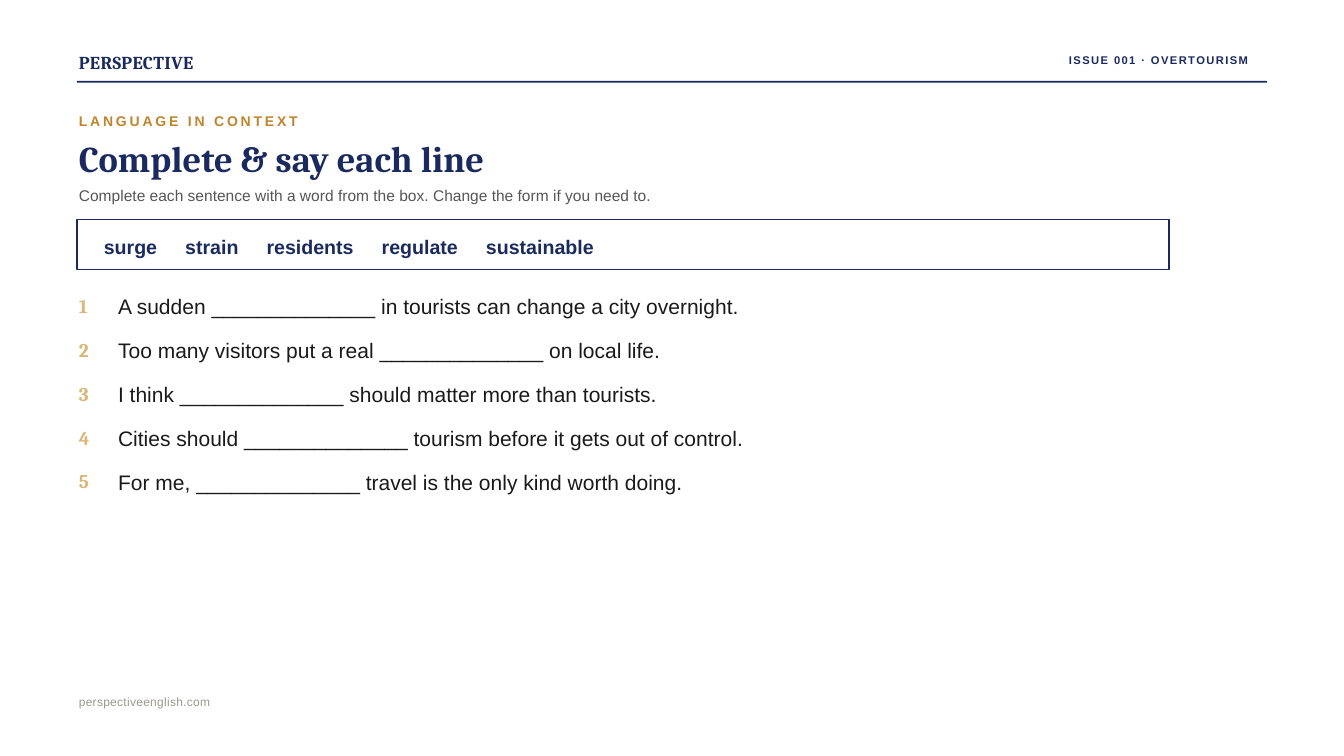
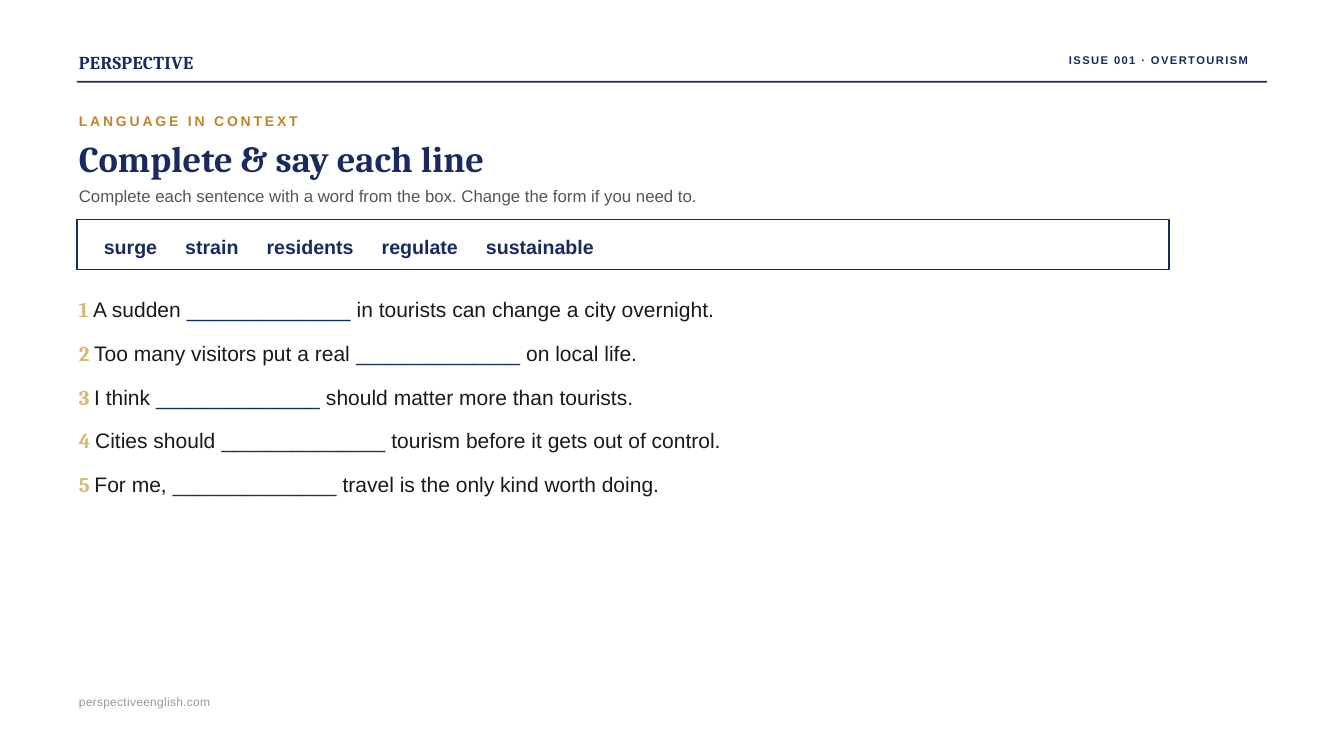
Before and after one commit to Swinka85/perspective-english, a slide deck: slide 12 of downloads/issue001-overtourism.pptx. Drawn at 1344x756 pixels with LibreOffice and Linux fonts; fonts in the diff are those of the drawing. Boxes give left, top, right and bottom in pixels: in the first picture for what was removed or moved away, otherwise in the second. Text is boxed around its words. In the diff, an @@ line names an element or a change of style, - is before the commit and + after.

```diff
--- a/downloads/issue001-overtourism.pptx
+++ b/downloads/issue001-overtourism.pptx
@@ text "Complete each sentence with a ..." at <box>79,190,697,206</box>: size 16.6 to 18 pt @@
@@ text at <box>79,301,714,322</box>: text changed @@
-A sudden ______________ in tourists can change a city overnight.
+1 A sudden ______________ in tourists can change a city overnight.
@@ text removed at <box>79,300,88,313</box> @@
-1
@@ text at <box>79,345,637,365</box>: text changed @@
-Too many visitors put a real ______________ on local life.
+2 Too many visitors put a real ______________ on local life.
@@ text removed at <box>79,344,89,357</box> @@
-2
@@ text at <box>79,389,634,406</box>: text changed @@
-I think ______________ should matter more than tourists.
+3 I think ______________ should matter more than tourists.
@@ text removed at <box>79,388,89,401</box> @@
-3
@@ text at <box>79,432,721,453</box>: text changed @@
-Cities should ______________ tourism before it gets out of control.
+4 Cities should ______________ tourism before it gets out of control.
@@ text removed at <box>79,432,90,445</box> @@
-4
@@ text at <box>79,476,659,497</box>: text changed @@
-For me, ______________ travel is the only kind worth doing.
+5 For me, ______________ travel is the only kind worth doing.
@@ text removed at <box>79,475,89,488</box> @@
-5
```
Also in this commit, not shown: 14 other slides changed, 2 other files.
